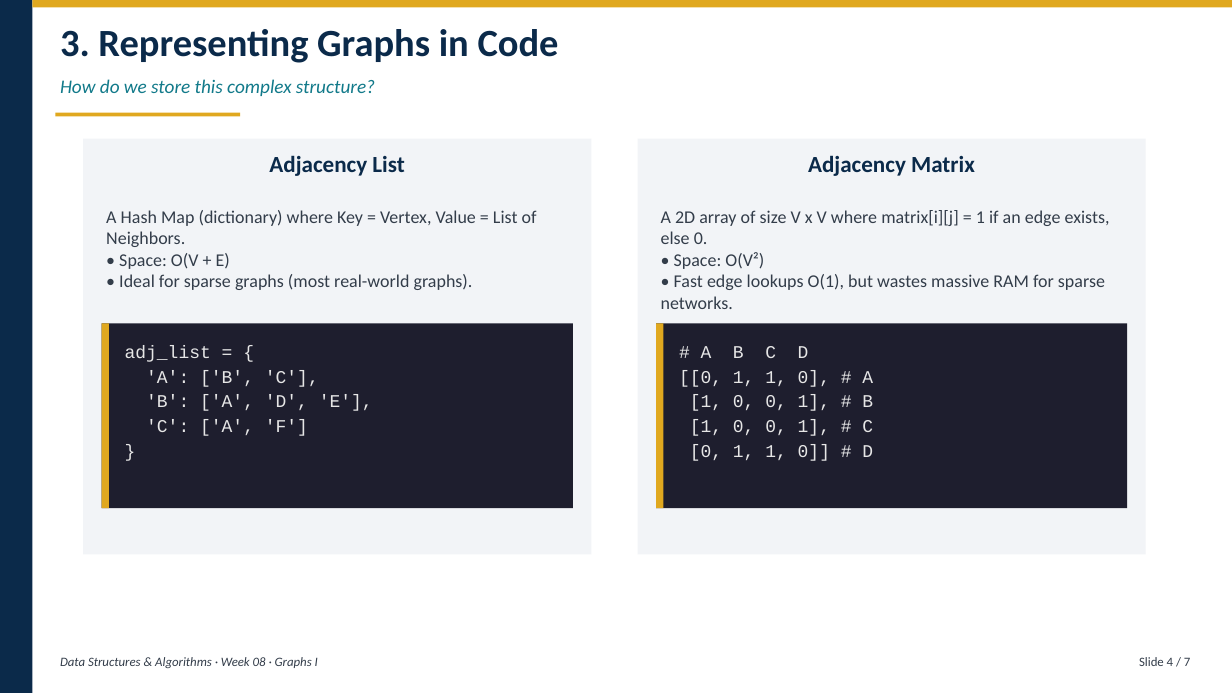
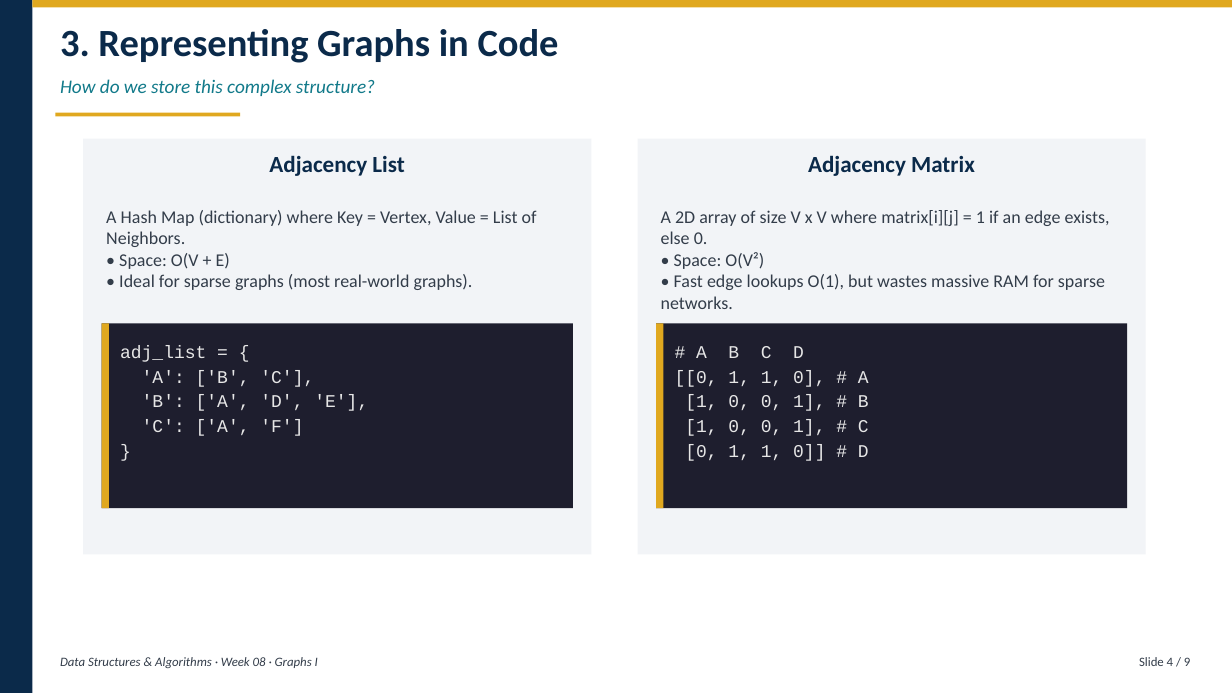
Before and after one commit to silsgah/ATU_DSA, a slide deck: slide 5 of week_08_graphs1/graphs1.pptx. Drawn at 1232x693 pixels with LibreOffice and Linux fonts; fonts in the diff are those of the drawing. Boxes give left, top, right and bottom in pixels: in the first picture for what was removed or moved away, otherwise in the second. Text is boxed around its words. In the diff, an @@ line names an element or a change of style, - is before the commit and + after.

```diff
--- a/week_08_graphs1/graphs1.pptx
+++ b/week_08_graphs1/graphs1.pptx
@@ text "adj_list = {": place and size @@
-text "adj_list = {" at (125, 345, 373, 436)
+text "adj_list = {" at (120, 345, 368, 436)
@@ text "# A B C D": place and size @@
-text "# A B C D" at (679, 346, 873, 461)
+text "# A B C D" at (675, 346, 869, 461)
@@ text at (1139, 657, 1190, 666): text changed @@
-Slide 4 / 7
+Slide 4 / 9
```
Also in this commit, not shown: 4 other slides changed, 4 slides added, 2 slides removed, 32 other files.
